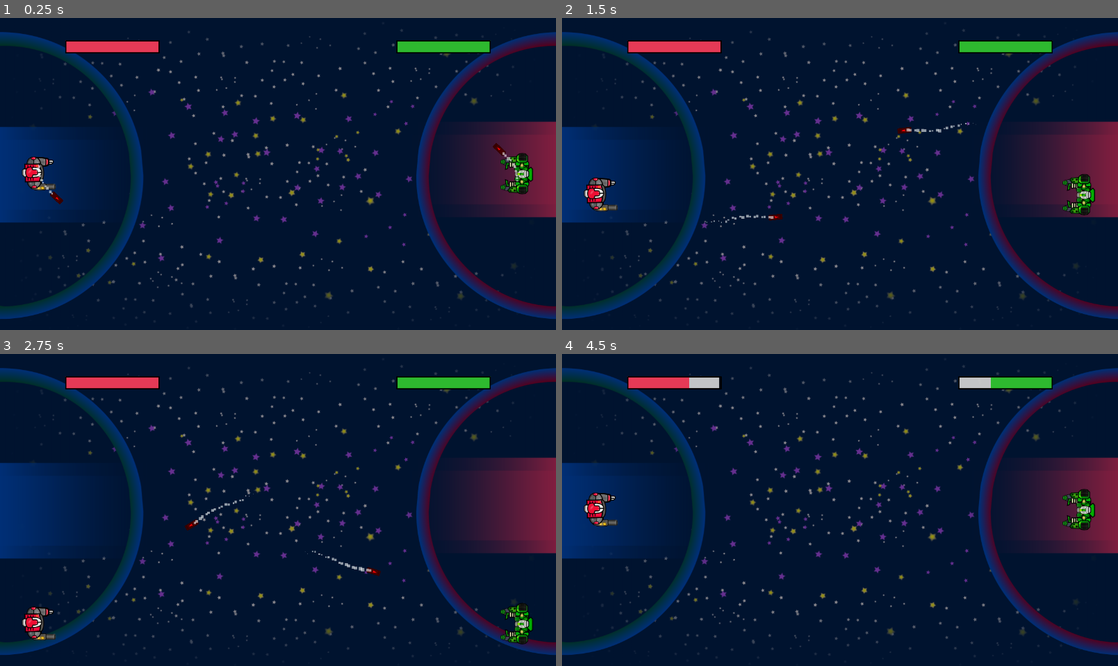
Above: before the commit, frames 1-4 (two rows, left to right).
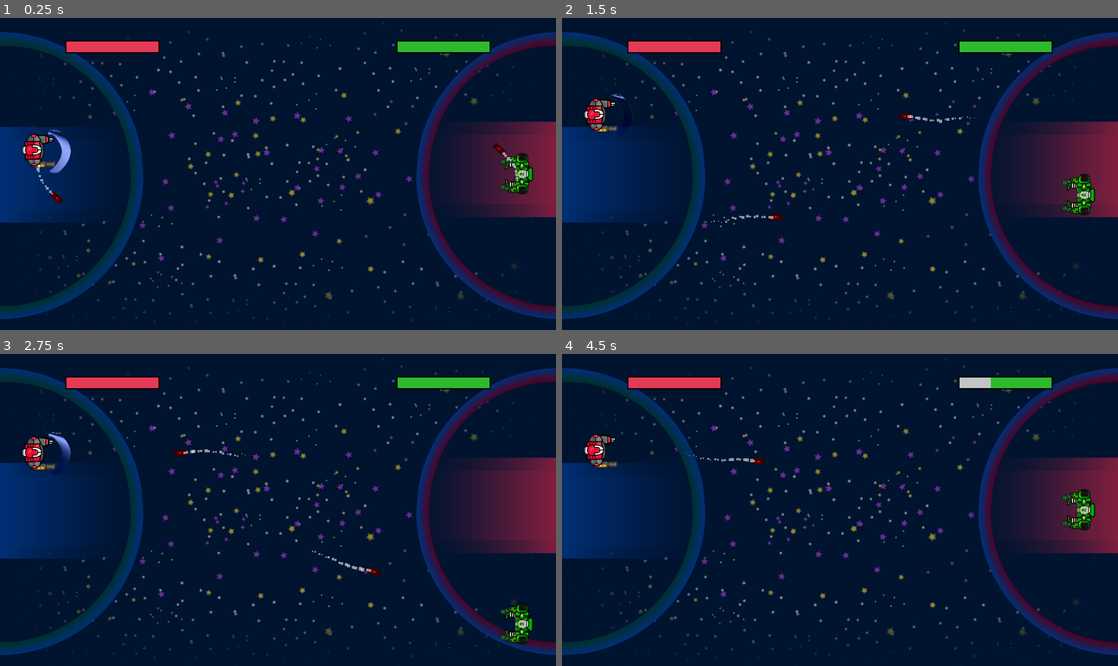
Above: after the commit, the same moments.

Repository: fivemoreminix/mechtoid
Game: Godot game, scene res://assets/scenes/Game.tscn
Two runs of this game, one before a commit and one after it. Both use one fixed random seed, a clock stepped at 60 frames per second and the inputs below. The engine's default icon, where the game draws it, is replaced by a stand-in: a white triangle on a blue panel in a dark square.
Inputs:
- Up to frame 1 (0.25 s): no input
- Up to frame 2 (1.5 s): hold D (right) 0.53-1.28 s; tap Space (shield) at 0.6, 1.35 s; hold S (down) from 1.28 s (still down)
- Up to frame 3 (2.75 s): release S (down) at 2.03 s; hold D (right) from 2.03 s (still down); tap Space (shield) at 2.1 s
- Up to frame 4 (4.5 s): release D (right) at 2.78 s; hold W (up) 2.78-3.53 s; tap Space (shield) at 2.85, 3.6, 4.35 s; hold A (left) from 3.53 s (still down)

The runs differ from the first frame. In frame 1, 1.0% of the frame differs, in the area x 3-91%, y 35-56%; in frame 2, 1.1%; in frame 3, 1.2%, in the area x 4-46%, y 24-92%; in frame 4, 1.2%.

Commit message:
Simple AI added

Diff:
--- /dev/null
+++ b/assets/scenes/AIPlayerController.tscn
@@ -0,0 +1,6 @@
+[gd_scene load_steps=2 format=2]
+
+[ext_resource path="res://assets/scripts/ai_player_controller.gd" type="Script" id=1]
+
+[node name="AIPlayerController" type="Node"]
+script = ExtResource( 1 )
--- a/assets/scenes/Game.tscn
+++ b/assets/scenes/Game.tscn
@@ -1,9 +1,10 @@
-[gd_scene load_steps=6 format=2]
+[gd_scene load_steps=7 format=2]
 
 [ext_resource path="res://assets/scenes/Player.tscn" type="PackedScene" id=1]
 [ext_resource path="res://assets/scripts/boundary.gd" type="Script" id=2]
 [ext_resource path="res://assets/graphics/backgrounds/BG.png" type="Texture" id=3]
 [ext_resource path="res://assets/scenes/HealthBar.tscn" type="PackedScene" id=4]
+[ext_resource path="res://assets/scenes/AIPlayerController.tscn" type="PackedScene" id=5]
 
 [sub_resource type="RectangleShape2D" id=1]
 extents = Vector2( 46, 739.09 )
@@ -20,6 +21,9 @@
 position = Vector2( 90, 360 )
 collision_mask = 12
 kind = "Human"
+is_ai_controlled = true
+
+[node name="AIPlayerController" parent="LeftPlayer" instance=ExtResource( 5 )]
 
 [node name="LeftPlayer2" parent="." instance=ExtResource( 1 )]
 position = Vector2( 1190, 360 )
--- a/assets/scripts/PlayerShield.gd
+++ b/assets/scripts/PlayerShield.gd
@@ -1,4 +1,6 @@
 extends Area2D
+
+signal deflected_missile(missile)
 
 
 func set_shield_enabled(val: bool) -> void:
@@ -8,6 +10,9 @@
 		$ForceTimer.start()
 	else:
 		$ForceTimer.stop()
+
+func get_shield_enabled() -> bool:
+	return visible
 
 
 func _ready() -> void:
@@ -27,6 +32,7 @@
 			area.deflected($ForceTimer.time_left / $ForceTimer.wait_time)
 			area.rotate(deg2rad(180))
 			area.set_target(get_parent().get_opponent_node())
+			emit_signal("deflected_missile", area)
 		else:
 			# TODO: run shield explosion / defeat animation
 			set_shield_enabled(false)
--- /dev/null
+++ b/assets/scripts/ai_player_controller.gd
@@ -0,0 +1,59 @@
+extends Node
+
+enum Difficulty { easy, medium, hard }
+export(Difficulty) var difficulty = Difficulty.medium
+
+onready var dad = get_parent()
+onready var shield = dad.get_node("Shield")
+
+
+func _ready() -> void:
+	assert(dad != null)
+	set_process(true)
+
+	shield.connect("deflected_missile", self, "_on_Shield_deflected_missile")
+
+
+func _process(delta: float) -> void:
+	pass
+	# TODO:
+	# get every missile in the scene,
+	# if it is targeting us, then:
+	#	align our y with it
+	#	hold shield until it is deflected
+	var incoming_missiles = get_incoming_missiles()
+	if incoming_missiles.size() > 0:
+		# Step 1: Find the closest missile that is coming at us:
+		var closest_missile = incoming_missiles[0]
+		var closest_dist = dad.global_position.distance_squared_to(closest_missile.global_position)
+		for i in range(1, incoming_missiles.size()):
+			var dist = dad.global_position.distance_squared_to(incoming_missiles[i].global_position)
+			if dist < closest_dist:
+				closest_missile = incoming_missiles[i]
+				closest_dist = dist
+
+		# Step 2: Align our position to be ready to receive said missile:
+		var y_pos_difference = closest_missile.global_position.y - dad.global_position.y
+		if y_pos_difference < 0: # If we need to go up ...
+			dad.move(Vector2(0, -1), get_physics_process_delta_time()) # Tell the player to move up
+		elif y_pos_difference > 0: # If we need to go down ...
+			dad.move(Vector2(0, 1), get_physics_process_delta_time()) # Tell the player to move down
+
+		# Step 3: Keep our shield going:
+		if not shield.get_shield_enabled():
+			shield.set_shield_enabled(true)
+	else:
+		if shield.get_shield_enabled():
+			shield.set_shield_enabled(false)
+
+
+func get_incoming_missiles() -> Array:
+	var out = []
+	for missile in get_tree().get_nodes_in_group("missile"):
+		if missile.get_target() == dad:
+			out.append(missile)
+	return out
+
+
+func _on_Shield_deflected_missile(missile) -> void:
+	pass
--- a/assets/scripts/player_controller.gd
+++ b/assets/scripts/player_controller.gd
@@ -9,6 +9,7 @@
 var missile: PackedScene = preload("res://assets/scenes/missiles/Missile.tscn")
 
 export(String, "human", "alien") var kind = "human" setget set_kind
+export var is_ai_controlled: bool = false
 
 const MOVE_SPEED = 350
 export(float, EXP, 0.0, 1.0) var acceleration
@@ -35,7 +36,9 @@
 func _ready():
 	if Engine.editor_hint:
 		return # We don't want to do any processing in the editor (caused by tool mode)
+
 	set_process(true)
+
 	set_physics_process(true)
 
 	call_deferred("shoot_missile")
@@ -43,25 +46,21 @@
 	emit_signal("max_health_updated", max_health)
 
 func _process(_delta):
-	if Input.is_action_just_pressed("shield"):
-		$Shield.set_shield_enabled(true)
-	if Input.is_action_just_released("shield"):
-		$Shield.set_shield_enabled(false)
-#	if Input.is_action_just_pressed("fire_missile"):
-#		shoot_missile()
+	if not is_ai_controlled:
+		if Input.is_action_just_pressed("shield"):
+			$Shield.set_shield_enabled(true)
+		if Input.is_action_just_released("shield"):
+			$Shield.set_shield_enabled(false)
 
 
 func _physics_process(delta):
 	var m = Vector2()
 
-	if Input.is_action_pressed("up") and can_move_up:
-		m.y -= 1
-	if Input.is_action_pressed("down") and can_move_down:
-		m.y += 1
-#	if Input.is_action_pressed("left"):
-#		m.x -= 1
-#	if Input.is_action_pressed("right"):
-#		m.x += 1
+	if not is_ai_controlled: # When this player is not controlled by an AI...
+		if Input.is_action_pressed("up") and can_move_up:
+			m.y -= 1
+		if Input.is_action_pressed("down") and can_move_down:
+			m.y += 1
 
 	move(m.normalized(), delta)
 
